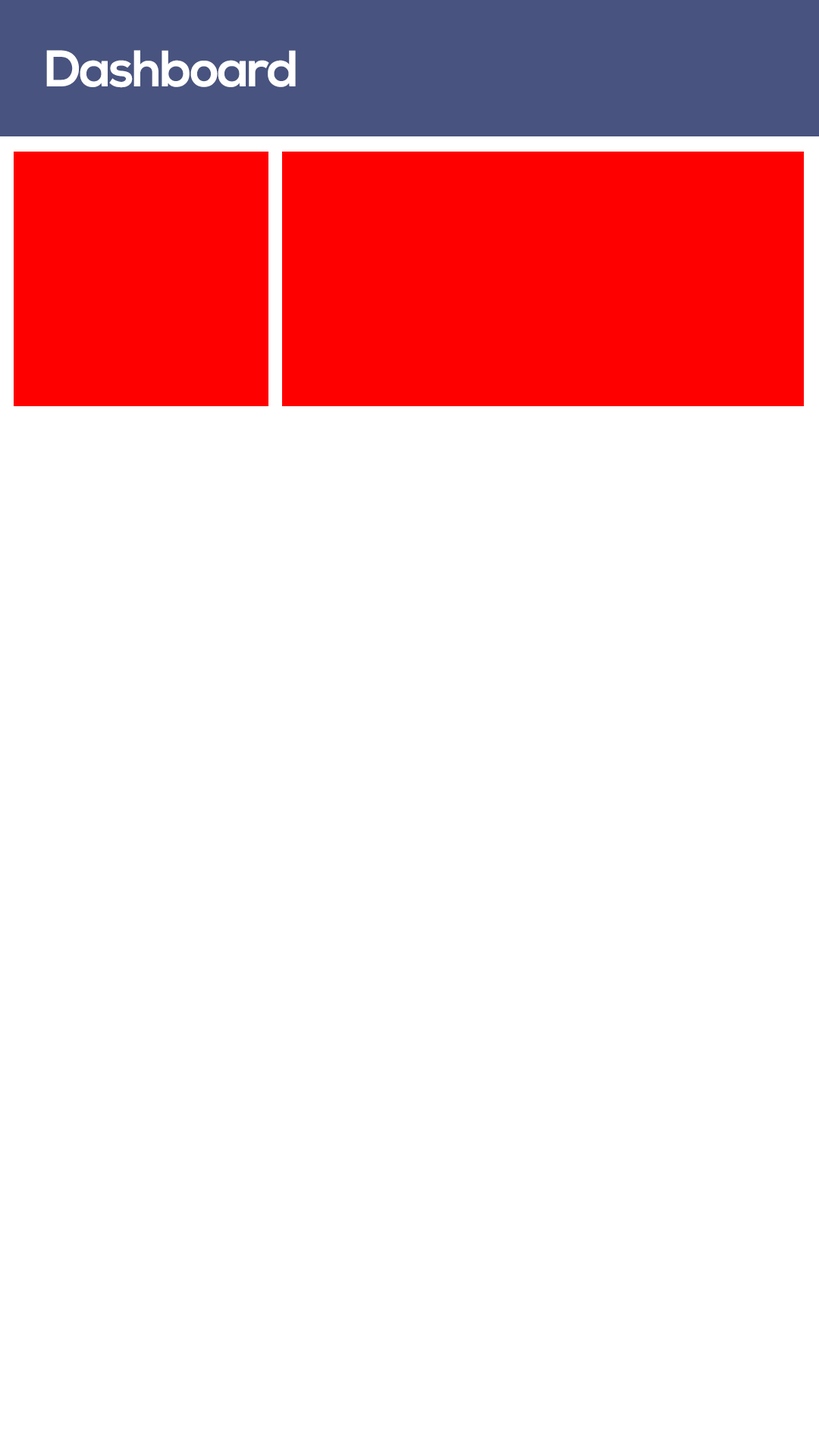
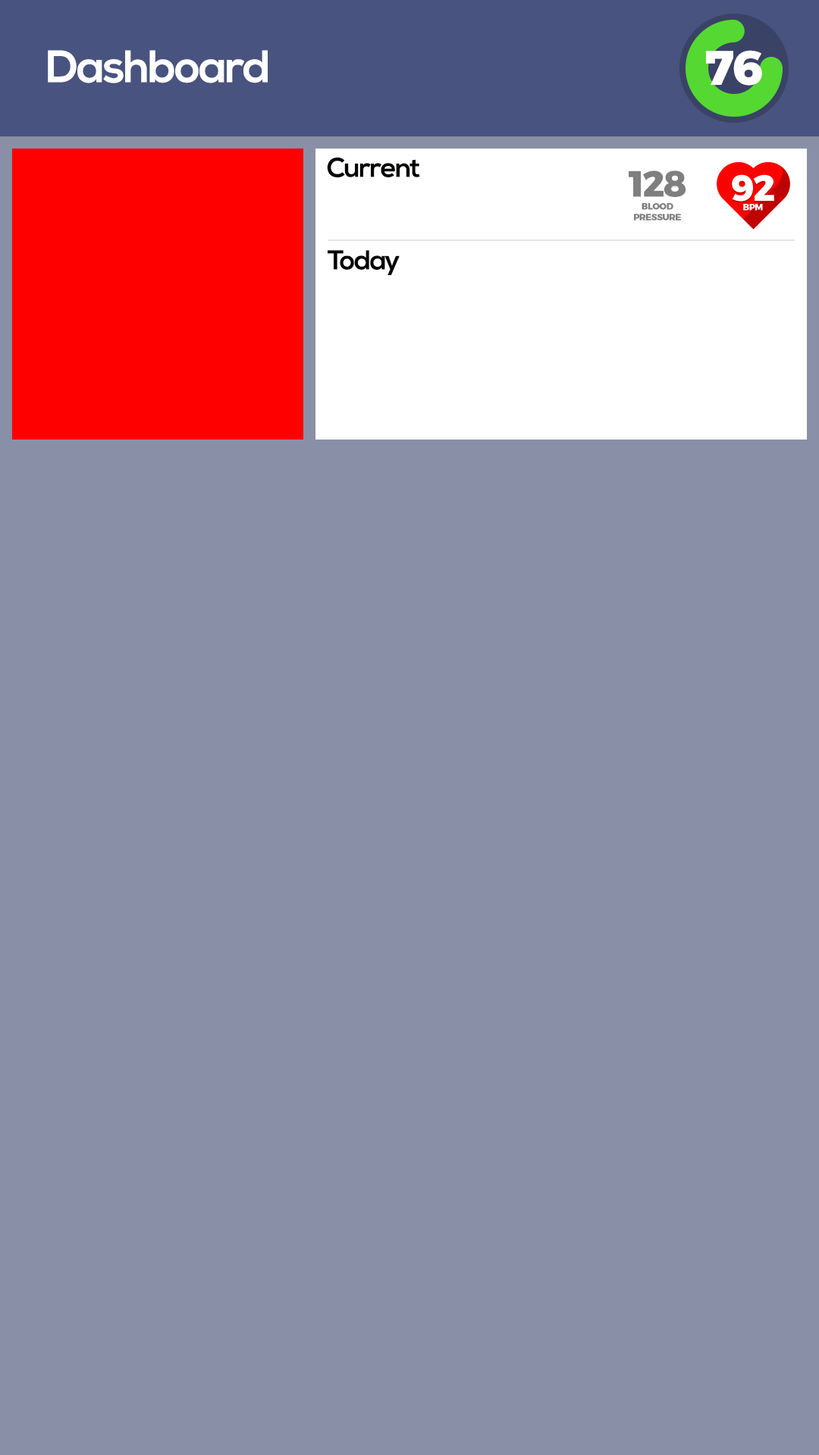
Layers edited between the first and the second 819x1455 image:
added group "Header" with 8 layers above "Health Tile" over 46, 13, 789, 123
added group "Battery" (1st of 2, in "Header") with 5 layers in group "Header" over 685, 19, 783, 117
added layer "76" in group "Battery" over 705, 50, 762, 86
added layer "Battery" (2nd of 2, in "Header" › "Battery") in group "Battery" over 685, 19, 783, 117
added group "Group 1" with 2 layers in group "Battery" over 685, 19, 783, 117
added layer "battery bg" in group "Group 1" over 685, 19, 783, 117
moved "Dashboard" into group "Header", painted on it over 46, 50, 296, 88
renamed "Layer 1" to "HEADER", moved it into group "Header" over 46, 13, 789, 123
added group "Health Tile" with 12 layers above "Rectangle 1" over 315, 151, 804, 407
added group "HeartRate" with 5 layers in group "Health Tile" over 716, 155, 804, 235
added group "Group 2" with 2 layers in group "HeartRate" over 731, 174, 774, 211
added layer "92" in group "Group 2" over 731, 174, 774, 202
added layer "BPM" in group "Group 2" over 742, 203, 763, 211
added layer "Layer 1" in group "HeartRate" over 729, 155, 804, 235
added layer "Heartrate" in group "HeartRate" over 716, 161, 790, 230
added layer "128" in group "Health Tile" over 628, 170, 686, 198
added layer "BLOOD PRESSURE" in group "Health Tile" over 633, 203, 681, 221
added layer "Current" in group "Health Tile" over 326, 156, 420, 178
added layer "Seperator" in group "Health Tile" over 327, 239, 795, 242
added layer "Today" in group "Health Tile" over 327, 250, 400, 276
moved "Rectangle 1 copy" into group "Health Tile", painted on it over 281, 148, 804, 440
painted on "Rectangle 1" over 12, 148, 304, 440
